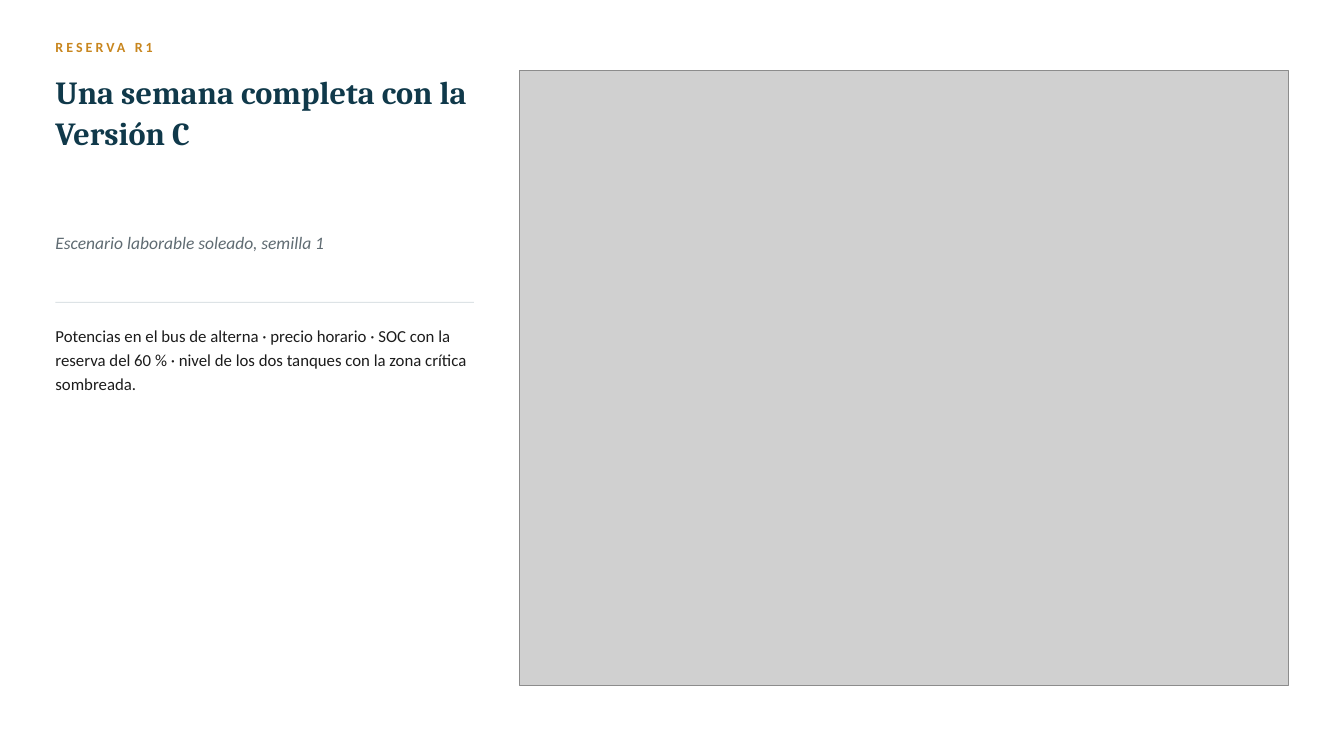
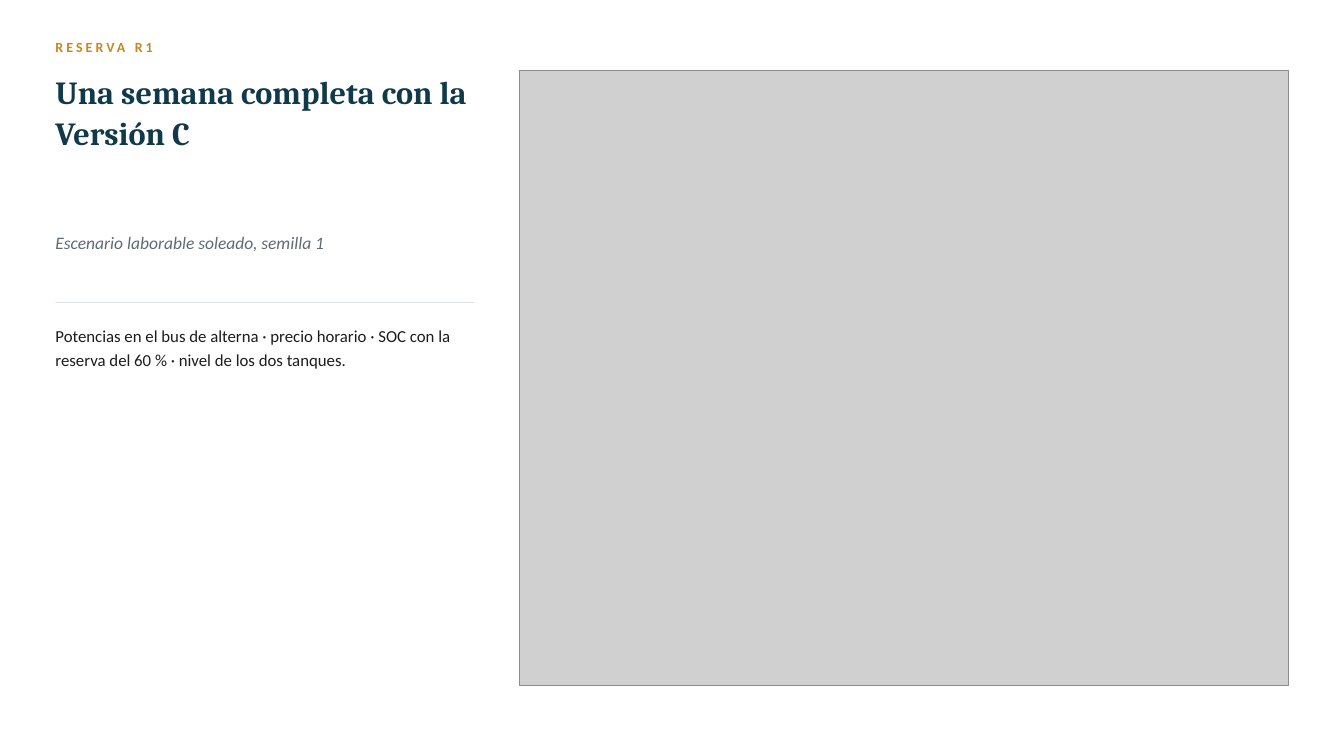
Before and after one commit to FerXxk/multi-energy-station-ems, a slide deck: slide 21 of defensa/OASIS_defensa_TFG.pptx. Drawn at 1344x756 pixels with LibreOffice and Linux fonts; fonts in the diff are those of the drawing; grey boxes stand for pictures. Boxes give left, top, right and bottom in pixels: in the first picture for what was removed or moved away, otherwise in the second. Text is boxed around its words. In the diff, an @@ line names an element or a change of style, - is before the commit and + after.

Commit message:
feat: figuras reserva

```diff
--- a/defensa/OASIS_defensa_TFG.pptx
+++ b/defensa/OASIS_defensa_TFG.pptx
@@ text at [55, 330, 450, 369]: text changed @@
-Potencias en el bus de alterna · precio horario · SOC con la reserva del 60 % · nivel de los dos tanques con la zona crítica sombreada.
+Potencias en el bus de alterna · precio horario · SOC con la reserva del 60 % · nivel de los dos tanques.
```
Also in this commit, not shown: 6 other slides changed, 1 slide removed, 3 other files.
